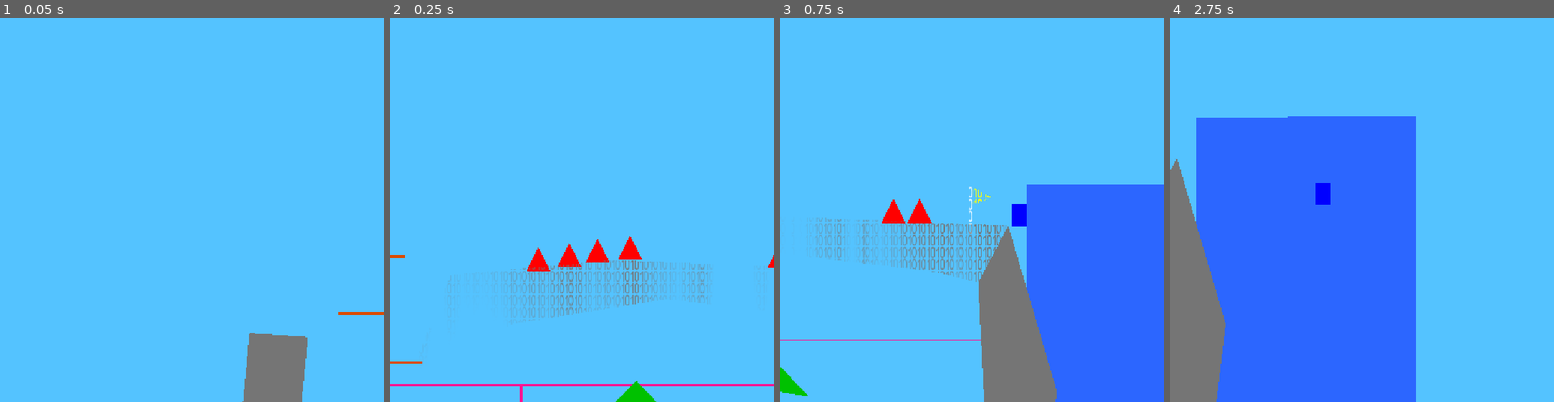
Above: before the commit, frames 1-4 (left to right).
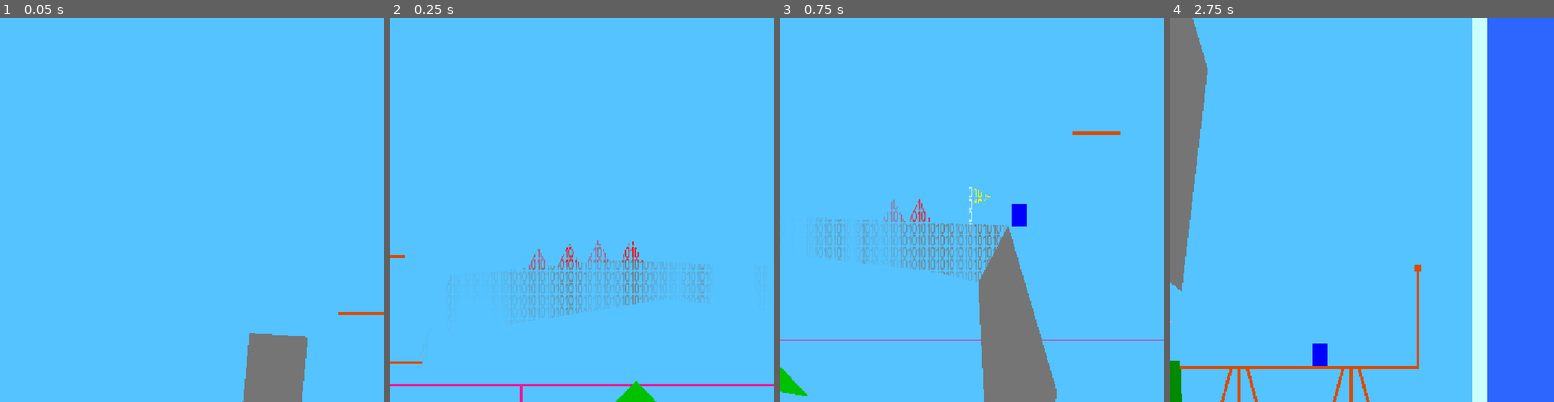
Above: after the commit, the same moments.

Repository: xorblo-doitus/OOB
Game: Godot game, scene res://src/gameplay/world/world.tscn
Two runs of this game, one before a commit and one after it. Both use one fixed random seed, a clock stepped at 60 frames per second and the inputs below.
Inputs:
- Up to frame 1 (0.05 s): no input
- Up to frame 2 (0.25 s): no input
- Up to frame 3 (0.75 s): hold D (right) from 0.53 s (still down)
- Up to frame 4 (2.75 s): tap Space (jump) at 0.77, 1.52 s; release D (right) at 2.03 s; hold Left (left) from 2.03 s (still down)

Frame 1 is identical in both runs. In frame 2, 0.8% of the frame differs, in the area x 35-100%, y 56-67%; in frame 3, 20%; in frame 4, 70%, in the area x 0-100%, y 0-100%.

Commit message:
Added 3rd level

Diff:
--- a/src/gameplay/world/interactive/spike.gd
+++ b/src/gameplay/world/interactive/spike.gd
@@ -1,6 +1,28 @@
+@tool
 extends Area2D
+
+@onready var polygon_2d: Polygon2D = $Polygon2D
+
+func _ready() -> void:
+	update_material()
 
 
 func _on_body_entered(body: Node2D) -> void:
 	if body.has_method(&"respawn"):
 		body.respawn()
+
+
+
+func _set(property: StringName, value: Variant) -> bool:
+	match property:
+		&"material":
+			update_material()
+
+	return false
+
+
+func update_material() -> void:
+	if not is_node_ready():
+		return
+
+	polygon_2d.material = material
--- a/src/gameplay/world/world.tscn
+++ b/src/gameplay/world/world.tscn
@@ -9,6 +9,7 @@
 [ext_resource type="PackedScene" uid="uid://drtgovpc4eh4f" path="res://src/gameplay/world/terrain/water.tscn" id="7_bqvld"]
 [ext_resource type="PackedScene" uid="uid://c8qov0y3ns4fh" path="res://src/gameplay/world/interactive/respawn_point.tscn" id="8_str6s"]
 [ext_resource type="PackedScene" uid="uid://cvurdtymxm38r" path="res://src/gameplay/world/interactive/spike.tscn" id="9_afmow"]
+[ext_resource type="PackedScene" uid="uid://clr627lga6td1" path="res://src/gameplay/world/terrain/long_platform.tscn" id="10_dnvgg"]
 
 [sub_resource type="SegmentShape2D" id="SegmentShape2D_crqjm"]
 a = Vector2(20, -29)
@@ -19,6 +20,9 @@
 
 [sub_resource type="RectangleShape2D" id="RectangleShape2D_oqi2p"]
 size = Vector2(294, 751)
+
+[sub_resource type="SegmentShape2D" id="SegmentShape2D_3rvbt"]
+b = Vector2(0, -128)
 
 [node name="World" type="Node2D"]
 script = ExtResource("1_nomqr")
@@ -38,6 +42,9 @@
 
 [node name="CameraZone2" parent="." instance=ExtResource("4_et3i5")]
 position = Vector2(768, 256)
+
+[node name="CameraZone3" parent="." instance=ExtResource("4_et3i5")]
+position = Vector2(1280, 256)
 
 [node name="Grass2" parent="." instance=ExtResource("6_t1arw")]
 position = Vector2(204, 487)
@@ -128,6 +135,17 @@
 position = Vector2(-76, -139)
 width = 64.0
 
+[node name="Node2D2" type="Node2D" parent="."]
+position = Vector2(1203, -140)
+
+[node name="OneWayPlateform3" parent="Node2D2" instance=ExtResource("6_2wxex")]
+position = Vector2(119, -126)
+width = 64.0
+
+[node name="OneWayPlateform5" parent="Node2D2" instance=ExtResource("6_2wxex")]
+position = Vector2(-76, -139)
+width = 64.0
+
 [node name="OneWayPlateform2" parent="." instance=ExtResource("6_2wxex")]
 position = Vector2(150, 531)
 width = 330.0
@@ -144,7 +162,7 @@
 
 [node name="Water2" type="Area2D" parent="."]
 z_index = -8
-position = Vector2(1242, 483)
+position = Vector2(1654, 443)
 
 [node name="CollisionShape2D" type="CollisionShape2D" parent="Water2"]
 position = Vector2(-61, -304.5)
@@ -166,19 +184,102 @@
 position = Vector2(362, 439)
 
 [node name="Spike2" parent="." instance=ExtResource("9_afmow")]
+material = ExtResource("5_gag1f")
 position = Vector2(891, -157)
 
 [node name="Spike3" parent="." instance=ExtResource("9_afmow")]
+material = ExtResource("5_gag1f")
 position = Vector2(856, -157)
 
 [node name="Spike4" parent="." instance=ExtResource("9_afmow")]
-position = Vector2(657, -169)
+material = ExtResource("5_gag1f")
+position = Vector2(659, -165)
 
 [node name="Spike5" parent="." instance=ExtResource("9_afmow")]
-position = Vector2(614, -165)
+material = ExtResource("5_gag1f")
+position = Vector2(615, -164)
 
 [node name="Spike6" parent="." instance=ExtResource("9_afmow")]
+material = ExtResource("5_gag1f")
 position = Vector2(576, -159)
 
 [node name="Spike7" parent="." instance=ExtResource("9_afmow")]
+material = ExtResource("5_gag1f")
 position = Vector2(535, -153)
+
+[node name="LongPlatform" parent="." instance=ExtResource("10_dnvgg")]
+modulate = Color(0.792157, 1, 1, 1)
+position = Vector2(1436, 256)
+rotation = 1.57079
+
+[node name="WoodenPlat" type="Node2D" parent="."]
+
+[node name="OneWayPlateform3" parent="WoodenPlat" instance=ExtResource("6_2wxex")]
+position = Vector2(1191, 464)
+width = 330.0
+
+[node name="StaticBody2D" type="StaticBody2D" parent="WoodenPlat"]
+position = Vector2(1354, 465)
+
+[node name="Line2D" type="Line2D" parent="WoodenPlat/StaticBody2D"]
+modulate = Color(0.858824, 0.294118, 0, 1)
+points = PackedVector2Array(0, -128, 0, 0)
+width = 4.0
+
+[node name="CollisionShape2D" type="CollisionShape2D" parent="WoodenPlat/StaticBody2D"]
+position = Vector2(-2, 0)
+shape = SubResource("SegmentShape2D_3rvbt")
+
+[node name="ColorRect" type="ColorRect" parent="WoodenPlat/StaticBody2D"]
+offset_left = -4.0
+offset_top = -136.0
+offset_right = 4.0
+offset_bottom = -128.0
+color = Color(0.858824, 0.294118, 0, 1)
+
+[node name="Pillar" type="Line2D" parent="WoodenPlat"]
+modulate = Color(0.858824, 0.294118, 0, 1)
+position = Vector2(1116, 596)
+points = PackedVector2Array(0, -128, 0, 0)
+width = 4.0
+
+[node name="Pillar2" type="Line2D" parent="WoodenPlat"]
+modulate = Color(0.858824, 0.294118, 0, 1)
+position = Vector2(1265, 596)
+points = PackedVector2Array(0, -128, 0, 0)
+width = 4.0
+
+[node name="Pillar3" type="Line2D" parent="WoodenPlat"]
+modulate = Color(0.858824, 0.294118, 0, 1)
+position = Vector2(1221, 591)
+rotation = 0.261799
+points = PackedVector2Array(0, -128, 0, 0)
+width = 4.0
+
+[node name="Pillar4" type="Line2D" parent="WoodenPlat"]
+modulate = Color(0.858824, 0.294118, 0, 1)
+position = Vector2(1072, 590)
+rotation = 0.261799
+points = PackedVector2Array(0, -128, 0, 0)
+width = 4.0
+
+[node name="Pillar5" type="Line2D" parent="WoodenPlat"]
+modulate = Color(0.858824, 0.294118, 0, 1)
+position = Vector2(1160, 591)
+rotation = -0.261799
+points = PackedVector2Array(0, -128, 0, 0)
+width = 4.0
+
+[node name="Pillar6" type="Line2D" parent="WoodenPlat"]
+modulate = Color(0.858824, 0.294118, 0, 1)
+position = Vector2(1309, 591)
+rotation = -0.261799
+points = PackedVector2Array(0, -128, 0, 0)
+width = 4.0
+
+[node name="OOBground2" parent="." instance=ExtResource("6_t1arw")]
+material = ExtResource("5_gag1f")
+position = Vector2(1147, 713)
+rotation = 2.87345
+color = Color(0.458824, 0.458824, 0.458824, 1)
+polygon = PackedVector2Array(-124, -111, 249, -96, 209, -20, 153, -34, -54, -59, -258, -26, -396, 41, -342, -91)
Not shown: 1 places in src/gameplay/world/world.tscn that only renumber resources
